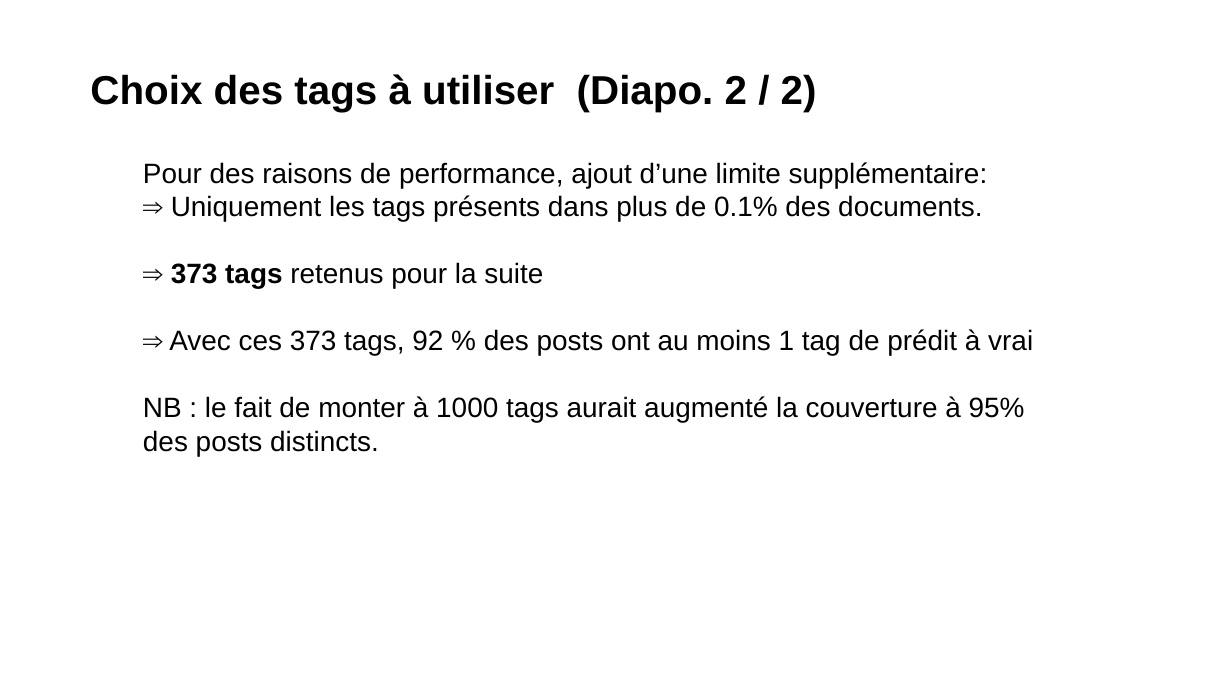
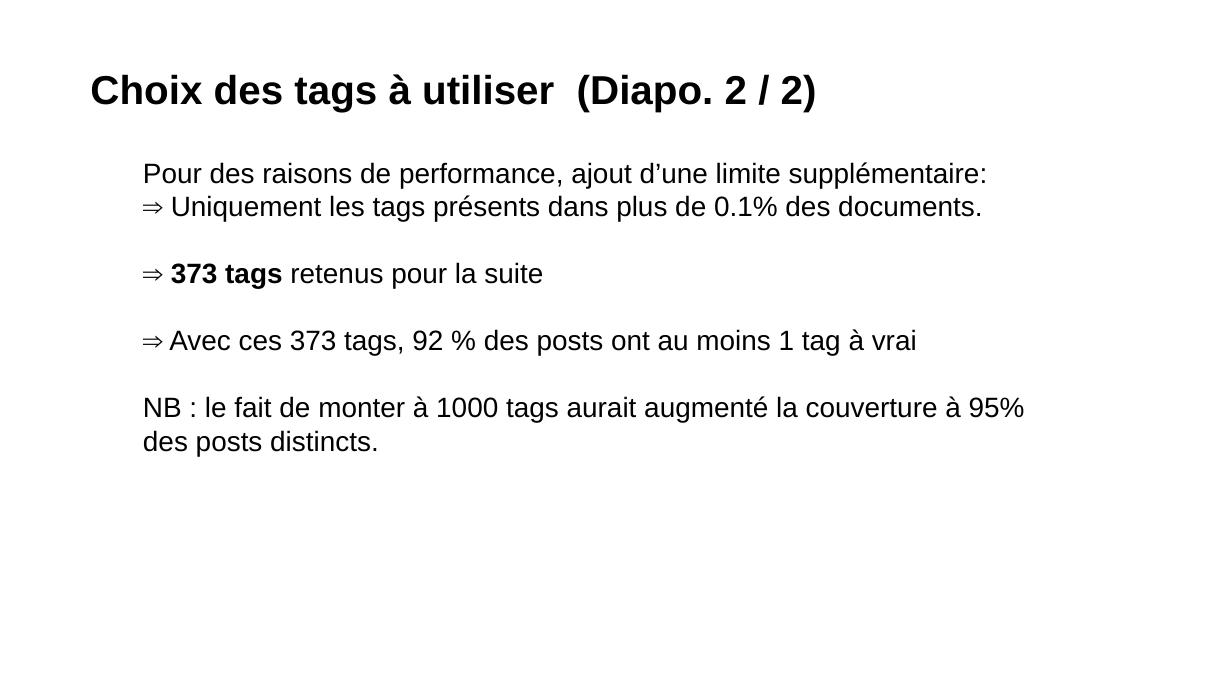
Before and after one commit to Severac/openclassrooms, a slide deck: slide 13 of PJ6/Presentation/PJ6_Presentation.odp. Drawn at 1232x693 pixels with LibreOffice and Linux fonts; fonts in the diff are those of the drawing. Boxes give left, top, right and bottom in pixels: in the first picture for what was removed or moved away, otherwise in the second. Text is boxed around its words. In the diff, an @@ line names an element or a change of style, - is before the commit and + after.

```diff
--- a/PJ6/Presentation/PJ6_Presentation.odp
+++ b/PJ6/Presentation/PJ6_Presentation.odp
@@ text at <box>169,329,917,355</box>: text changed @@
-⇒ Avec ces 373 tags, 92 % des posts ont au moins 1 tag de prédit à vrai
+⇒ Avec ces 373 tags, 92 % des posts ont au moins 1 tag à vrai
```
Also in this commit, not shown: 10 other slides changed, 3 slides added, 6 other files.
